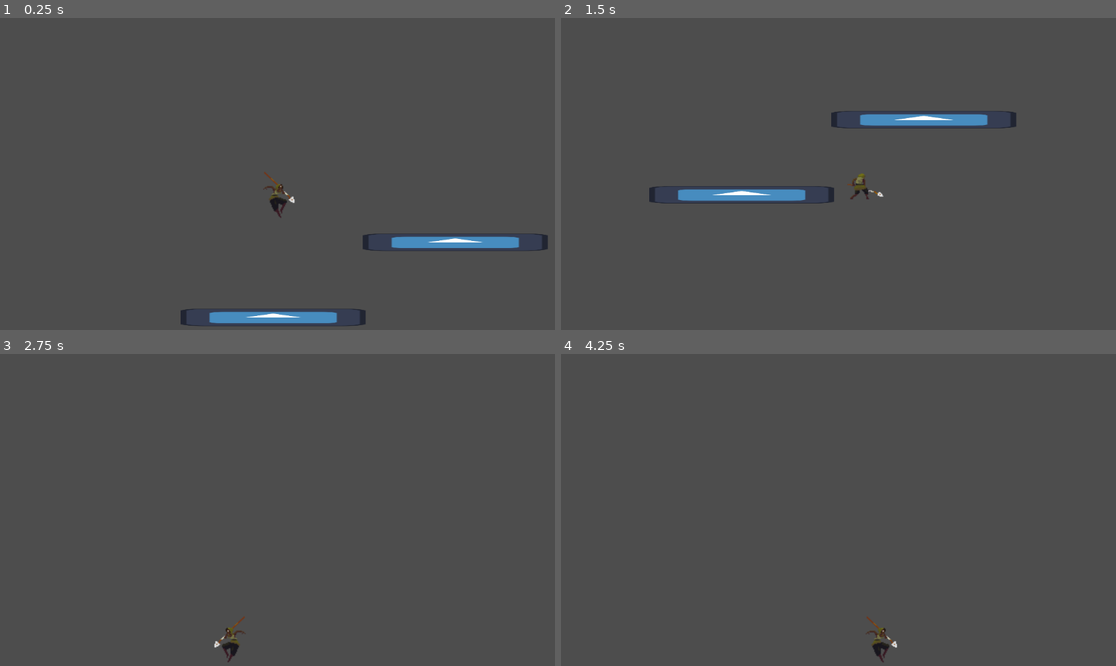
Above: before the commit, frames 1-4 (two rows, left to right).
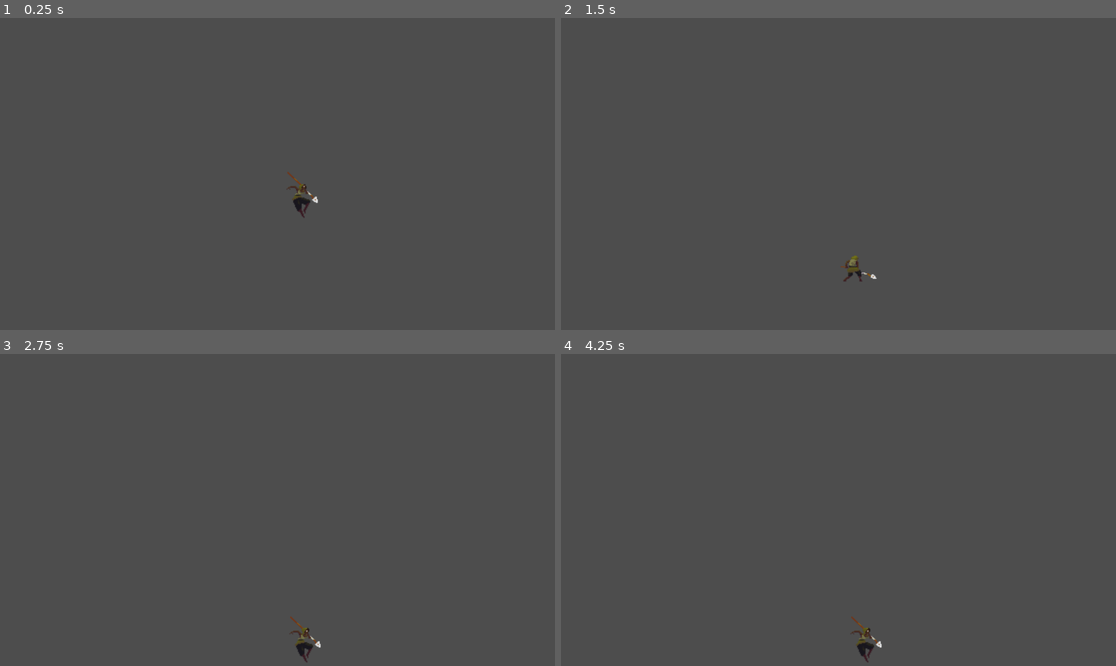
Above: after the commit, the same moments.

Repository: SOrtiz1967/TP4-Videojuegos
Game: Godot game, scene res://scenes/nivel_1.tscn
The game is run twice, just before and just after one commit, with the same random seed, the same clock (stepped at 60 frames per second) and the same inputs. The engine's default icon, where the game draws it, is replaced by a stand-in: a white triangle on a blue panel in a dark square.
Inputs (mouse positions are in pixels of both pictures, inside the frame that each line leads up to):
- Up to frame 1 (0.25 s): no input
- Up to frame 2 (1.5 s): move the mouse to (960, 158) at 0.52 s; press the mouse at (960, 158) at 0.53 s; hold D (derecha) from 0.53 s (still down); tap Space (saltar) at 0.77 s; right-click (960, 158) at 0.8 s; move the mouse to (727, 189) at 1.27 s; release the mouse at (727, 189) at 1.28 s; right-click (727, 189) at 1.35 s
- Up to frame 3 (2.75 s): tap Space (saltar) at 1.52 s; click (166, 525) at 1.55 s; move the mouse to (333, 441) at 2.02 s; release D (derecha) at 2.03 s; press the mouse at (333, 441) at 2.03 s; hold A (izquierda) from 2.03 s (still down); right-click (333, 441) at 2.3 s
- Up to frame 4 (4.25 s): move the mouse to (810, 572) at 2.77 s; release A (izquierda) at 2.78 s; release the mouse at (810, 572) at 2.78 s; hold D (derecha) from 2.78 s (still down); right-click (810, 572) at 2.85 s; tap Space (saltar) at 3.02, 3.77 s; click (810, 572) at 3.05 s; move the mouse to (1005, 556) at 3.52 s; press the mouse at (1005, 556) at 3.53 s; right-click (1005, 556) at 3.8 s

The runs differ from the first frame. In frame 1, 2.7% of the frame differs, in the area x 32-99%, y 49-99%; in frame 2, 2.5%; in frame 3, 0.4%; in frame 4, 0.4%.

Commit message:
mecanicas del jugador, que corra siuempre, que caiga y que tireflecha

Diff:
--- a/majusa/scenes/jugador.tscn
+++ b/majusa/scenes/jugador.tscn
@@ -1,6 +1,7 @@
 [gd_scene format=3 uid="uid://bkcoaw6ar6t8n"]
 
 [ext_resource type="Script" uid="uid://cjsei507wi8w5" path="res://scripts/jugador.gd" id="1_jugador"]
+[ext_resource type="PackedScene" uid="uid://d13140ct8mnu6" path="res://scenes/lanza.tscn" id="2_auomn"]
 [ext_resource type="Texture2D" uid="uid://ck2dkyon1ryeo" path="res://assets/Huntress/Sprites/Attack1.png" id="tex_atacar1"]
 [ext_resource type="Texture2D" uid="uid://yim7txbwj383" path="res://assets/Huntress/Sprites/Attack2.png" id="tex_atacar2"]
 [ext_resource type="Texture2D" uid="uid://chxva7kj3tj8b" path="res://assets/Huntress/Sprites/Attack3.png" id="tex_atacar3"]
@@ -402,6 +403,7 @@
 collision_layer = 2
 collision_mask = 5
 script = ExtResource("1_jugador")
+escena_lanza = ExtResource("2_auomn")
 
 [node name="AnimatedSprite2D" type="AnimatedSprite2D" parent="." unique_id=357836271]
 position = Vector2(0.99999714, -0.9999981)
--- a/majusa/scenes/lanza.tscn
+++ b/majusa/scenes/lanza.tscn
@@ -4,15 +4,18 @@
 [ext_resource type="Texture2D" uid="uid://o2r2lyofa0mx" path="res://assets/Huntress/Sprites/Spear.png" id="2_ok8au"]
 
 [sub_resource type="RectangleShape2D" id="RectangleShape2D_neee2"]
-size = Vector2(20, 6)
+size = Vector2(28, 5)
 
 [node name="lanza" type="Area2D" unique_id=1150916196]
 script = ExtResource("1_0ypd4")
 
+[node name="Sprite2D" type="Sprite2D" parent="." unique_id=2035190846]
+position = Vector2(0, -0.5)
+scale = Vector2(0.6583333, 0.54999995)
+texture = ExtResource("2_ok8au")
+
 [node name="CollisionShape2D" type="CollisionShape2D" parent="." unique_id=1524910994]
+position = Vector2(1, -0.5)
 shape = SubResource("RectangleShape2D_neee2")
 
-[node name="Sprite2D" type="Sprite2D" parent="CollisionShape2D" unique_id=2035190846]
-position = Vector2(-0.9999981, 1.4305115e-06)
-scale = Vector2(0.48333332, 0.35)
-texture = ExtResource("2_ok8au")
+[node name="VisibleOnScreenNotifier2D" type="VisibleOnScreenNotifier2D" parent="." unique_id=25200132]
--- a/majusa/scenes/nivel_1.tscn
+++ b/majusa/scenes/nivel_1.tscn
@@ -1,40 +1,8 @@
 [gd_scene format=3 uid="uid://d3pxiksax25d8"]
 
 [ext_resource type="PackedScene" uid="uid://bkcoaw6ar6t8n" path="res://scenes/jugador.tscn" id="1_birf2"]
-[ext_resource type="Texture2D" uid="uid://bj5a2o5ypte1g" path="res://icon.svg" id="2_gwvgh"]
-
-[sub_resource type="PhysicsMaterial" id="PhysicsMaterial_5hr2l"]
-
-[sub_resource type="RectangleShape2D" id="RectangleShape2D_gq86h"]
-size = Vector2(128, 12)
 
 [node name="nivel1" type="Node2D" unique_id=23561539]
 
 [node name="jugador" parent="." unique_id=1882298558 instance=ExtResource("1_birf2")]
-position = Vector2(58, 49)
-
-[node name="plataforma" type="StaticBody2D" parent="." unique_id=508537923]
-position = Vector2(58, 163)
-collision_mask = 0
-physics_material_override = SubResource("PhysicsMaterial_5hr2l")
-
-[node name="Sprite2D" type="Sprite2D" parent="plataforma" unique_id=308236660]
-scale = Vector2(1, 0.09375)
-texture = ExtResource("2_gwvgh")
-
-[node name="CollisionShape2D" type="CollisionShape2D" parent="plataforma" unique_id=1586192553]
-shape = SubResource("RectangleShape2D_gq86h")
-
-[node name="plataforma2" type="StaticBody2D" parent="." unique_id=374554038]
-position = Vector2(58, 163)
-collision_mask = 0
-physics_material_override = SubResource("PhysicsMaterial_5hr2l")
-
-[node name="Sprite2D" type="Sprite2D" parent="plataforma2" unique_id=576967652]
-position = Vector2(126, -52)
-scale = Vector2(1, 0.09375)
-texture = ExtResource("2_gwvgh")
-
-[node name="CollisionShape2D" type="CollisionShape2D" parent="plataforma2" unique_id=2700740]
-position = Vector2(124, -52)
-shape = SubResource("RectangleShape2D_gq86h")
+position = Vector2(-1, 136)
--- a/majusa/scripts/jugador.gd
+++ b/majusa/scripts/jugador.gd
@@ -8,6 +8,10 @@
 @export var velocidad: float= 200.0
 @export var fuerza_salto: float= -400.0
 @export var daño: int= 10
+
+@export var velocidad_base: float= 150.0
+@export var fuerza_empujon: float= 400.0
+@export var friccion: float= 900.0
 
 @onready var animacion= $AnimatedSprite2D
 @onready var vidas: int= vida_maxima
@@ -26,25 +30,22 @@
 	if not is_on_floor():
 		velocity.y+= gravedad * delta
 	if atacando or recibiendo_golpe:
-		velocity.x= move_toward(velocity.x, 0, velocidad)
+		velocity.x= move_toward(velocity.x, 0, friccion * delta)
 		move_and_slide()
 		return
-	var direccion= Input.get_axis("izquierda", "derecha")
-	if direccion==0:
-		velocity.x=move_toward(velocity.x, 0, velocidad)
-		if is_on_floor():
-			actualizar_animacion("reposo")
+
+	velocity.x= move_toward(velocity.x, velocidad_base, friccion * delta)
+
+	if velocity.x >= 0:
+		ultima_dir="derecha"
+		animacion.flip_h=false
 	else:
-		velocity.x=direccion * velocidad
-		if direccion > 0:
-			ultima_dir="derecha"
-			animacion.flip_h=false
-		else:
-			ultima_dir="izquierda"
-			animacion.flip_h=true
-		if is_on_floor():
-			actualizar_animacion("correr")
-	if not is_on_floor():
+		ultima_dir="izquierda"
+		animacion.flip_h=true
+
+	if is_on_floor():
+		actualizar_animacion("correr")
+	else:
 		if velocity.y < 0:
 			actualizar_animacion("saltar")
 		else:
@@ -55,13 +56,25 @@
 func _input(event: InputEvent) -> void:
 	if animacion.animation == "morir" or recibiendo_golpe:
 		return
+	if event.is_action_pressed("derecha") and not atacando:
+		velocity.x= fuerza_empujon
+	if event.is_action_pressed("izquierda") and not atacando:
+		velocity.x= -fuerza_empujon
 	if event.is_action_pressed("saltar") and is_on_floor() and not atacando:
 		velocity.y = fuerza_salto
+	if event.is_action_pressed("abajo") and is_on_floor() and not atacando:
+		bajar_plataforma()
 	if event.is_action_pressed("atacar") and not atacando:
 		ataque_normal()
 	if event.is_action_pressed("atacar_lanza") and not atacando:
 		ataque_lanza()
 
+func bajar_plataforma() -> void:
+
+	set_collision_mask_value(1, false)
+	await get_tree().create_timer(0.4).timeout
+	#atravesar plataformas
+	set_collision_mask_value(1, true)
 func ataque_normal() -> void:
 	atacando=true
 	velocity =Vector2.ZERO
@@ -76,12 +89,25 @@
 func ataque_lanza() -> void:
 	atacando=true
 	velocity=Vector2.ZERO
+	animacion.play("lanza")
+	#sincornizar la animacion con la lanza
+	await get_tree().create_timer(0.55).timeout
+	if escena_lanza:
+		var lanza_instancia= escena_lanza.instantiate()
 
-	animacion.play("lanza")
+		lanza_instancia.global_position= global_position + Vector2(0, -10)
+		lanza_instancia.daño= daño
 
+		if ultima_dir == "derecha":
+			lanza_instancia.direccion= Vector2(1, 0)
+			lanza_instancia.rotation_degrees= 0
+		else:
+			lanza_instancia.direccion= Vector2(-1, 0)
+			lanza_instancia.rotation_degrees= 180
 
-	#logica de tiraflechaa mismo que secanucas
-	await animacion.animation_finished
+		get_parent().add_child(lanza_instancia)
+	if animacion.is_playing() and animacion.animation == "lanza":
+		await animacion.animation_finished
 	atacando = false
 
 func recibir_daño(daño_recibido: int) -> void:
--- a/majusa/scripts/lanza.gd
+++ b/majusa/scripts/lanza.gd
@@ -1,11 +1,24 @@
 extends Area2D
 
+@export var velocidad: float= 600.0
+var daño: int= 0
+var direccion: Vector2= Vector2.ZERO
 
-# Called when the node enters the scene tree for the first time.
 func _ready() -> void:
-	pass # Replace with function body.
+	body_entered.connect(_on_body_entered)
+	$VisibleOnScreenNotifier2D.screen_exited.connect(_on_screen_exited)
 
+func _physics_process(delta: float) -> void:
+	position+= direccion * velocidad * delta
 
-# Called every frame. 'delta' is the elapsed time since the previous frame.
-func _process(delta: float) -> void:
-	pass
+func _on_body_entered(body: Node2D) -> void:
+	if body.is_in_group("enemigos"):
+		if body.has_method("recibir_daño"):
+			body.recibir_daño(daño)
+		queue_free()
+
+	elif body is StaticBody2D or body is TileMapLayer:
+		queue_free()
+
+func _on_screen_exited() -> void:
+	queue_free()
